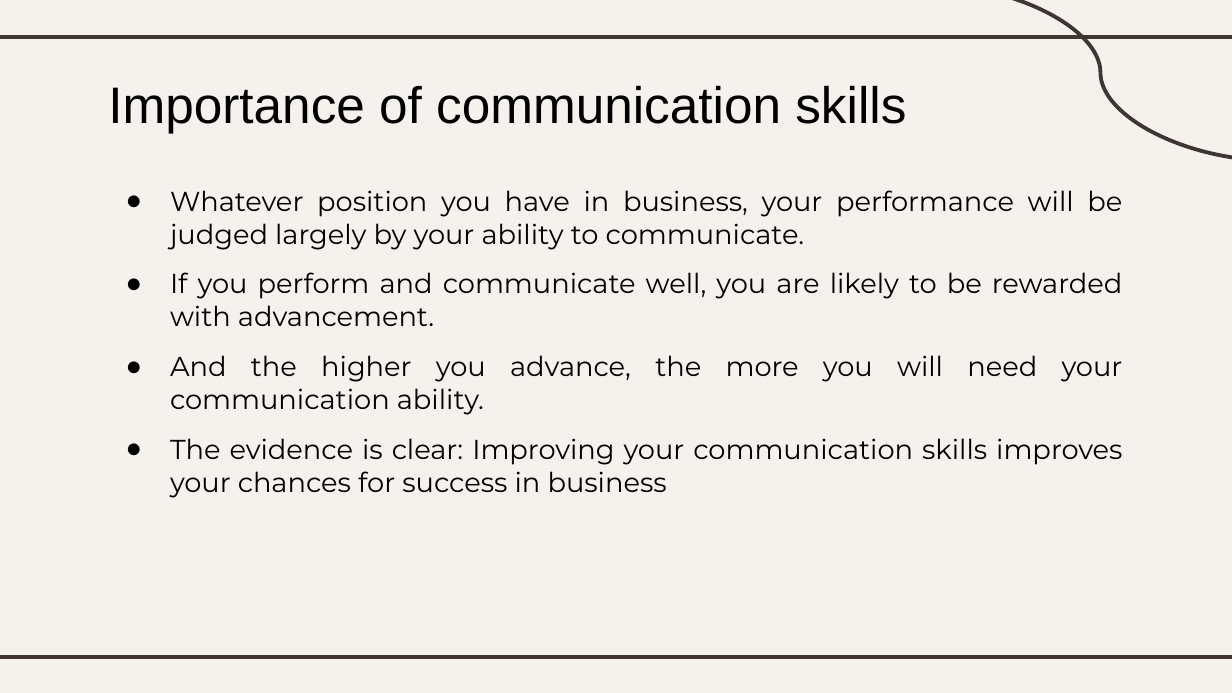
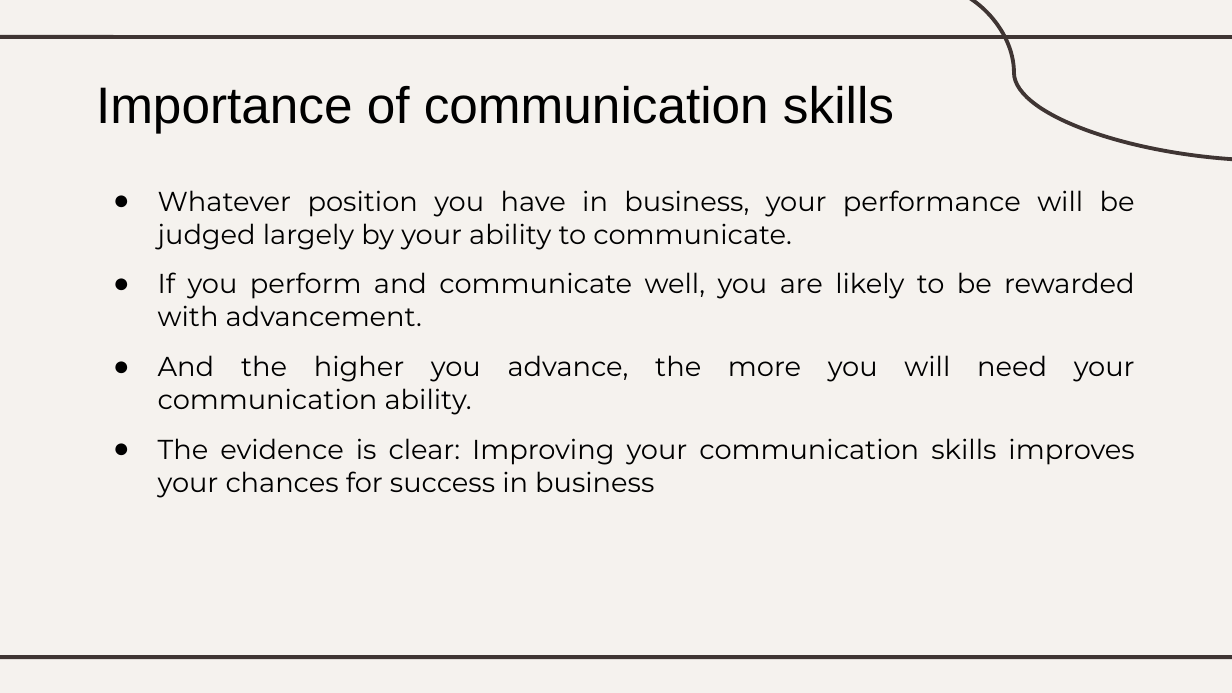
Before and after one commit to mononokai/3rd-semester, a slide deck: slide 4 of workplace-communication/Lecture 1.pptx. Drawn at 1232x693 pixels with LibreOffice and Linux fonts; fonts in the diff are those of the drawing. Boxes give left, top, right and bottom in pixels: in the first picture for what was removed or moved away, otherwise in the second. Text is boxed around its words. In the diff, an @@ line names an element or a change of style, - is before the commit and + after.

```diff
--- a/workplace-communication/Lecture 1.pptx
+++ b/workplace-communication/Lecture 1.pptx
@@ curved line (928, 0) - (1232, 160): route changed @@
@@ title "Importance of communication skills": place and size @@
-title "Importance of communication skills" at [108,85,906,133]
+title "Importance of communication skills" at [96,85,894,133]
@@ text "Whatever position you have in ..." rewrapped from [170,190,1123,498] to [158,190,1135,498] @@
```
Also in this commit, not shown: 28 other slides changed, 1 other file.
